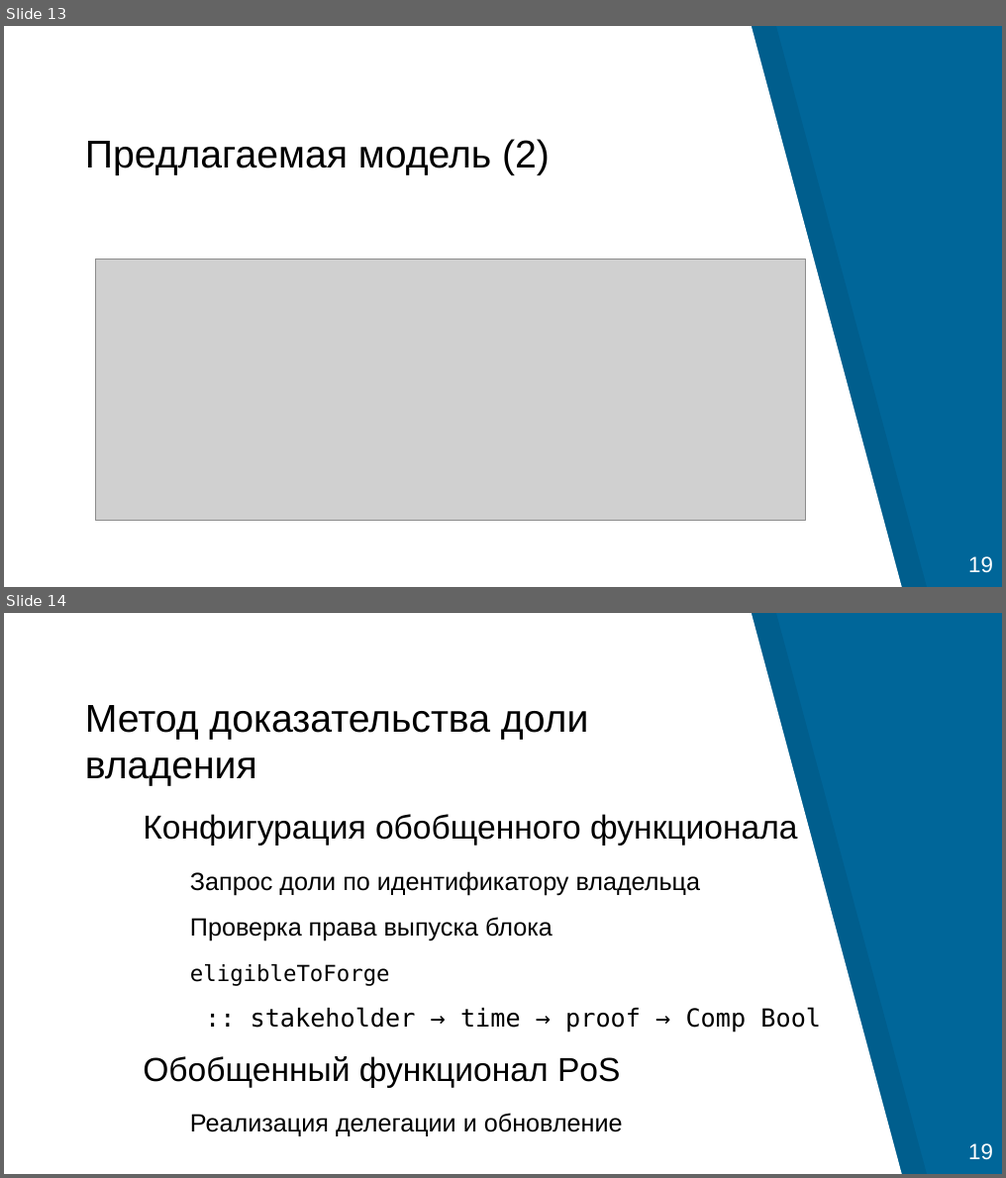
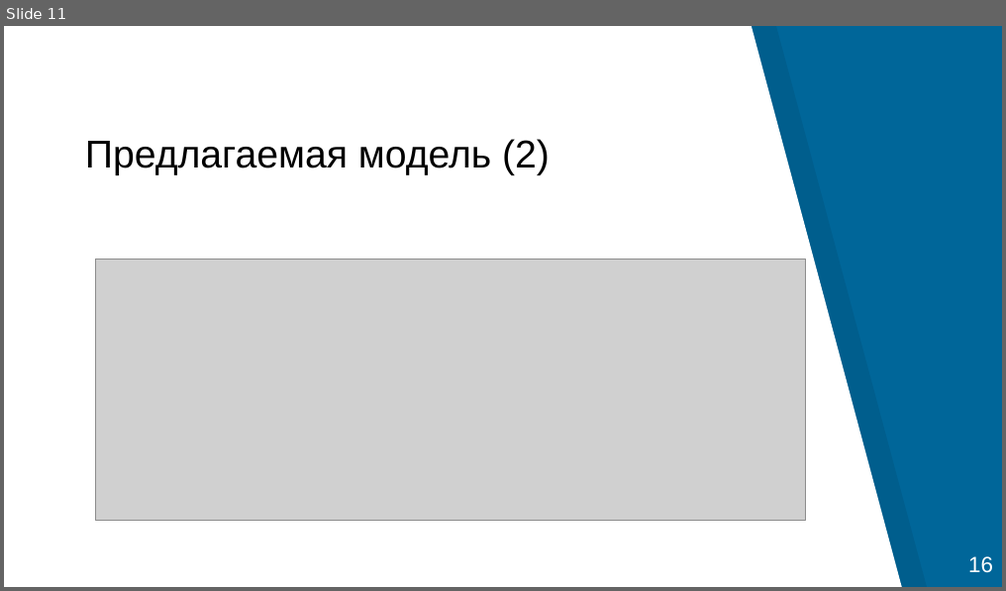
Before and after one commit to georgeee/itmo-master-thesis, a slide deck: presentation.odp. Shown one above the other, each under a label of ours: slides 13 and 14 before the commit, slide 11 after it. The pictures are 1006x1178 and 1006x591 pixels, drawn with LibreOffice and Linux fonts; fonts in the diff are those of the drawing; grey boxes stand for pictures; background and template pictures are left out. Boxes give left, top, right and bottom in pixels: in the first picture for what was removed or moved away, otherwise in the second. Text is boxed around its words. In the diff, an @@ line names an element or a change of style, - is before the commit and + after.

```diff
--- a/presentation.odp
+++ b/presentation.odp
@@ slide 14 removed at <box>4,613,1002,1174</box>, background #006699; not listed: 4 template elements that a slide beside it also shows @@
@@ title removed at <box>85,705,588,786</box> @@
-Метод доказательства доли владения
@@ text removed at <box>143,814,821,1137</box> @@
-● Конфигурация обобщенного функционала
-  − Запрос доли по идентификатору владельца
-  − Проверка права выпуска блока
-  eligibleToForge
-  :: stakeholder → time → proof → Comp Bool
-● Обобщенный функционал PoS
-  − Реализация делегации и обновление
@@ what was slide 13 is now slide 11 @@
@@ slide 11 changed as well @@
@@ text at <box>968,557,993,573</box>: text changed @@
-19
+16
```
Also in this commit, not shown: 8 other slides changed, 6 slides added, 8 other slides removed, 6 other files.
